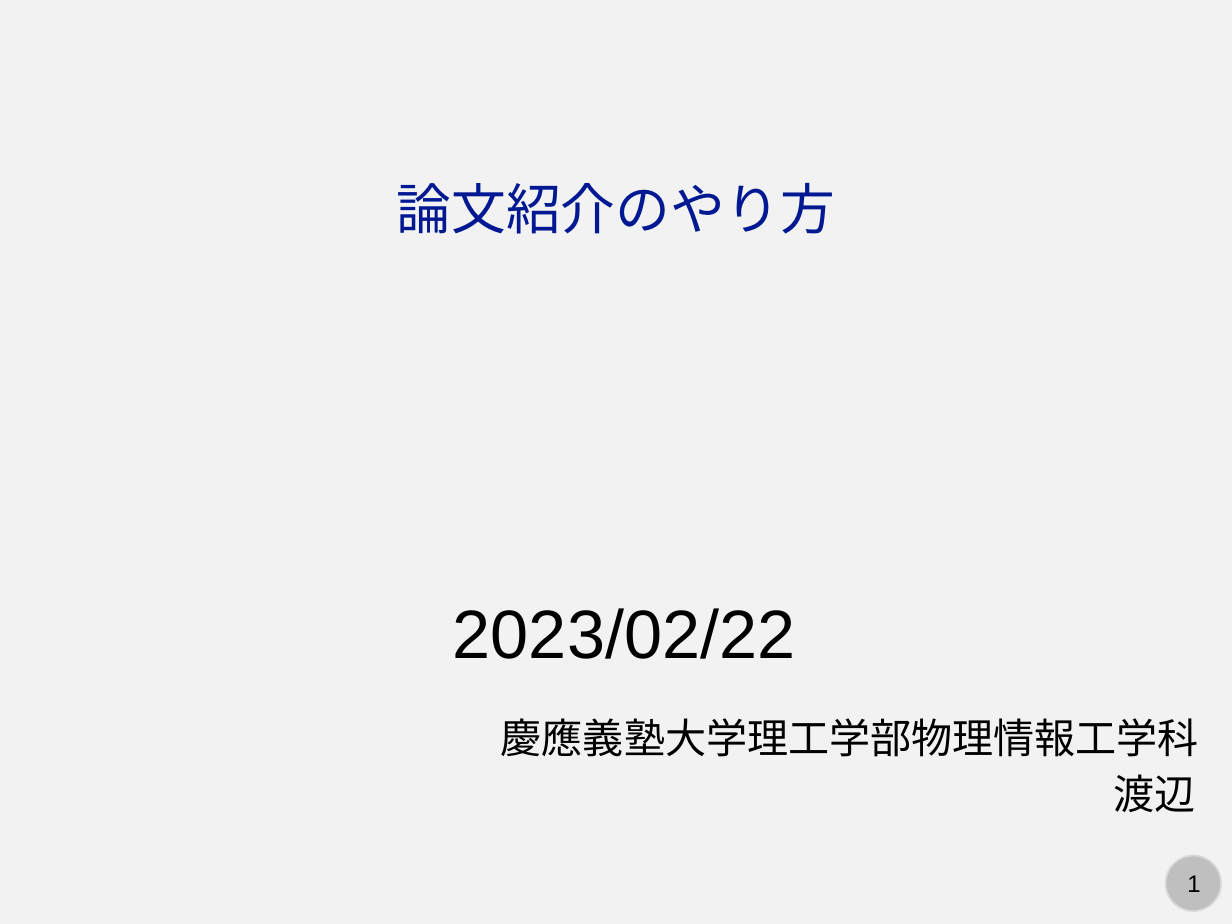
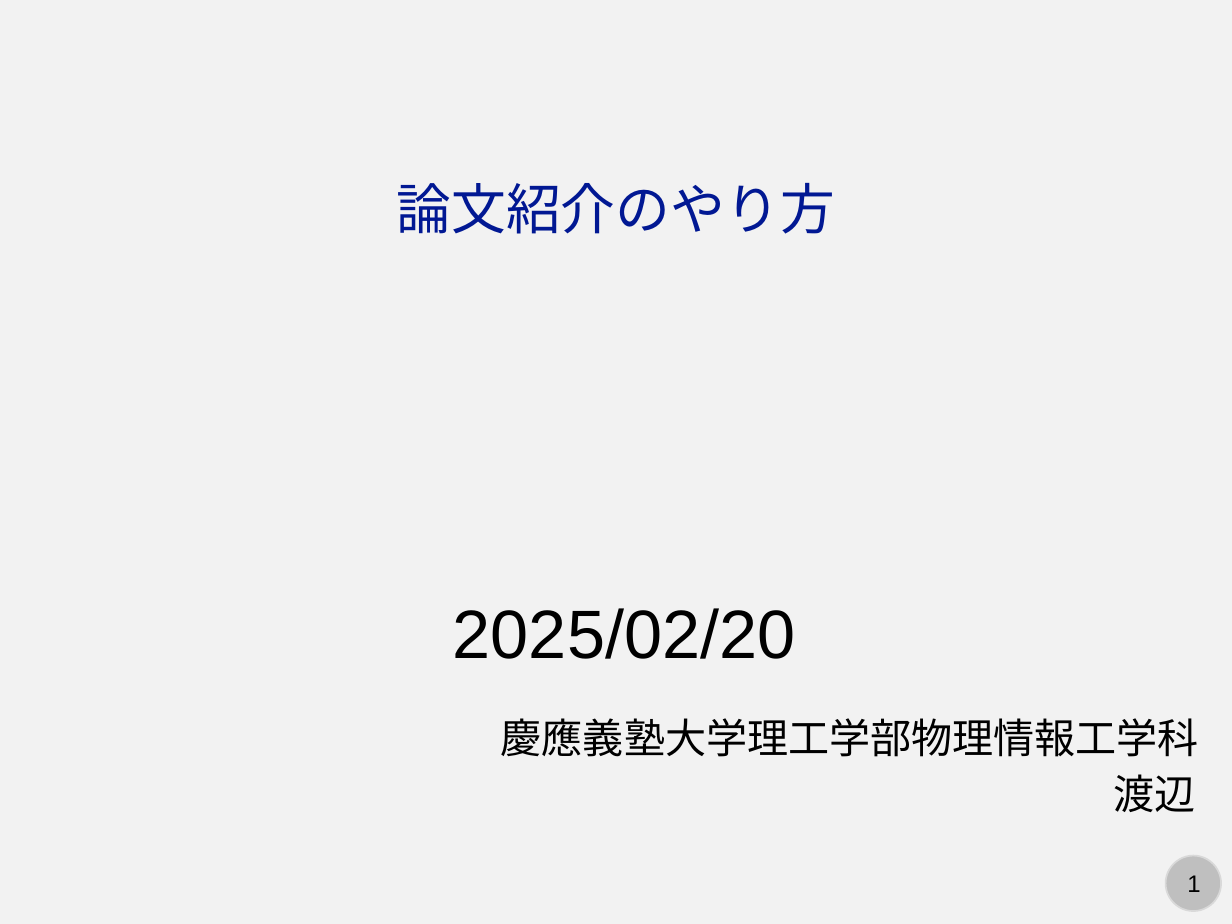
Before and after one commit to kaityo256/lab_startup, a slide deck: slide 1 of howtoreview/howtoreview.pptx. Drawn at 1232x924 pixels with LibreOffice and Linux fonts; fonts in the diff are those of the drawing. Boxes give left, top, right and bottom in pixels: in the first picture for what was removed or moved away, otherwise in the second. Text is boxed around its words. In the diff, an @@ line names an element or a change of style, - is before the commit and + after.

```diff
--- a/howtoreview/howtoreview.pptx
+++ b/howtoreview/howtoreview.pptx
@@ text at <box>453,608,795,659</box>: text changed @@
-2023/02/22
+2025/02/20
```
Also in this commit, not shown: 1 slide added.
